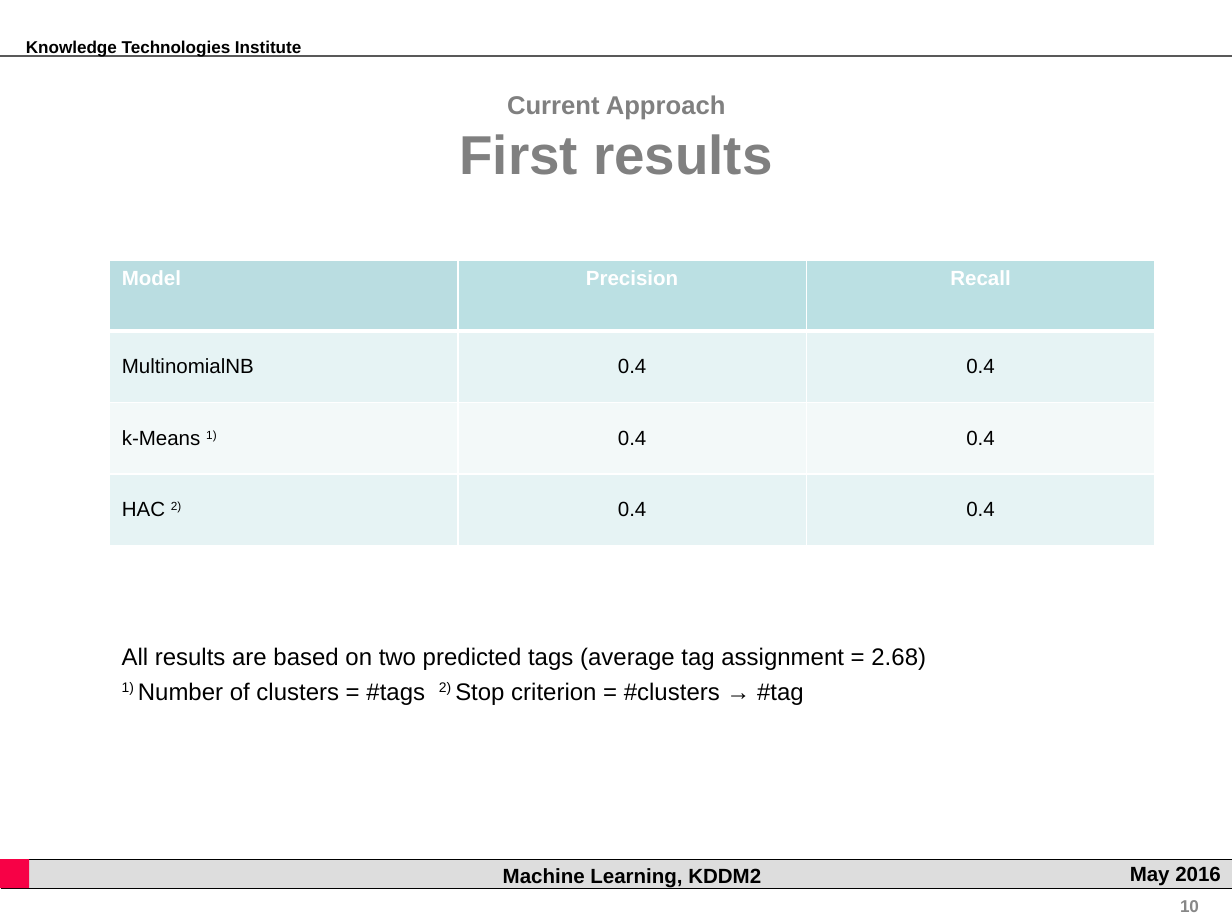
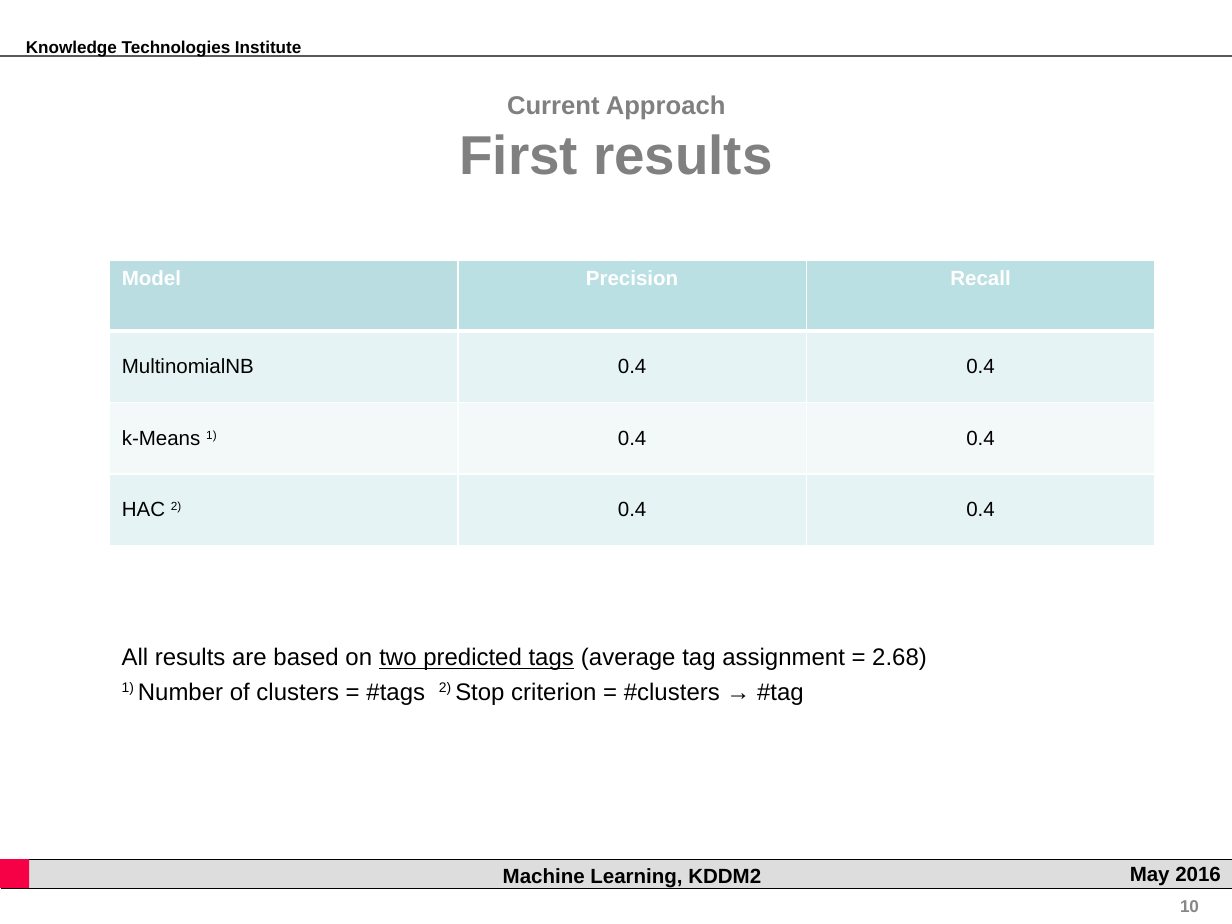
Before and after one commit to rsamer/MLSE, a slide deck: slide 10 of presentation/interim/Presentation.pptx. Drawn at 1232x924 pixels with LibreOffice and Linux fonts; fonts in the diff are those of the drawing; background and template pictures are left out. Boxes give left, top, right and bottom in pixels: in the first picture for what was removed or moved away, otherwise in the second. Text is boxed around its words. In the diff, an @@ line names an element or a change of style, - is before the commit and + after.

```diff
--- a/presentation/interim/Presentation.pptx
+++ b/presentation/interim/Presentation.pptx
@@ text at [122, 647, 927, 670]: underline on in "two predicted tags" @@
```
Also in this commit, not shown: 7 other slides changed, 3 slides added, 3 slides removed.
